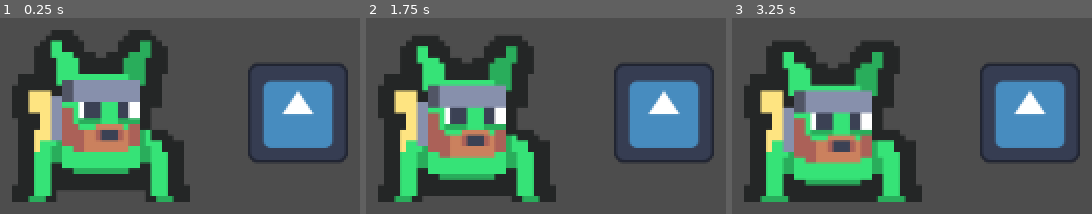
Above: before the commit, frames 1-3 (left to right).
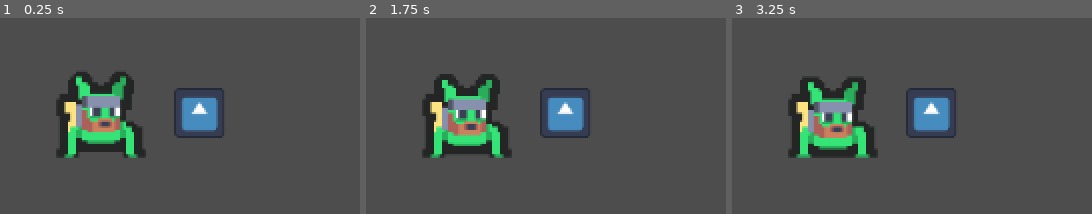
Above: after the commit, the same moments.

Repository: naixsu/CROCPNG
Game: Godot game, scene res://Scenes/Testing/NaixTestScenes/NaixTestScene.tscn
Same seed, same stepped clock (60 frames per second), same inputs: the game is played once before the commit and once after it. This scene is started directly instead of the project's main scene. The engine's default icon, where the game draws it, is replaced by a stand-in: a white triangle on a blue panel in a dark square.
Inputs (mouse positions are in pixels of both pictures, inside the frame that each line leads up to):
- Up to frame 1 (0.25 s): no input
- Up to frame 2 (1.75 s): tap Enter (ui_accept) at 0.5, 0.77, 1.52 s; move the mouse to (outside the picture) at 0.52 s; press the mouse at (outside the picture) at 0.53 s; hold D (Right) from 0.53 s (still down); move the mouse to (outside the picture) at 1.27 s; release the mouse at (outside the picture) at 1.28 s; right-click (outside the picture) at 1.35 s
- Up to frame 3 (3.25 s): move the mouse to (outside the picture) at 2.02 s; release D (Right) at 2.03 s; press the mouse at (outside the picture) at 2.03 s; hold A (Left) 2.03-2.78 s; move the mouse to (outside the picture) at 2.77 s; release the mouse at (outside the picture) at 2.78 s; hold D (Right) from 2.78 s (still down); right-click (outside the picture) at 2.85 s; tap Enter (ui_accept) at 3.02 s

The runs differ from the first frame. In frame 1, 43% of the frame differs, in the area x 3-97%, y 6-94%; in frame 2, 43%; in frame 3, 42%.
Error in both runs: Invalid access of index '0' on a base object of type: 'Array[Node2D]'. (res://Scripts/Enemies/EnemyA/AI.gd:26)

Commit message:
Fix multiplayer camera

Diff:
--- a/Scenes/Player/Player.tscn
+++ b/Scenes/Player/Player.tscn
@@ -190,3 +190,5 @@
 
 [node name="MultiplayerSynchronizer" type="MultiplayerSynchronizer" parent="."]
 replication_config = SubResource("SceneReplicationConfig_ffpdr")
+
+[node name="Camera2D" type="Camera2D" parent="."]
--- a/Scenes/Testing/NaixTestScenes/NaixTestScene.tscn
+++ b/Scenes/Testing/NaixTestScenes/NaixTestScene.tscn
@@ -13,10 +13,6 @@
 
 [node name="Player" parent="." instance=ExtResource("1_sd0yw")]
 position = Vector2(225, 146)
-
-[node name="Camera2D" type="Camera2D" parent="Player"]
-process_priority = 1
-zoom = Vector2(2, 2)
 
 [node name="TestPlatform" parent="." instance=ExtResource("2_ac24b")]
 visible = false
Not shown, changed: Exports/Test/test3.pck
